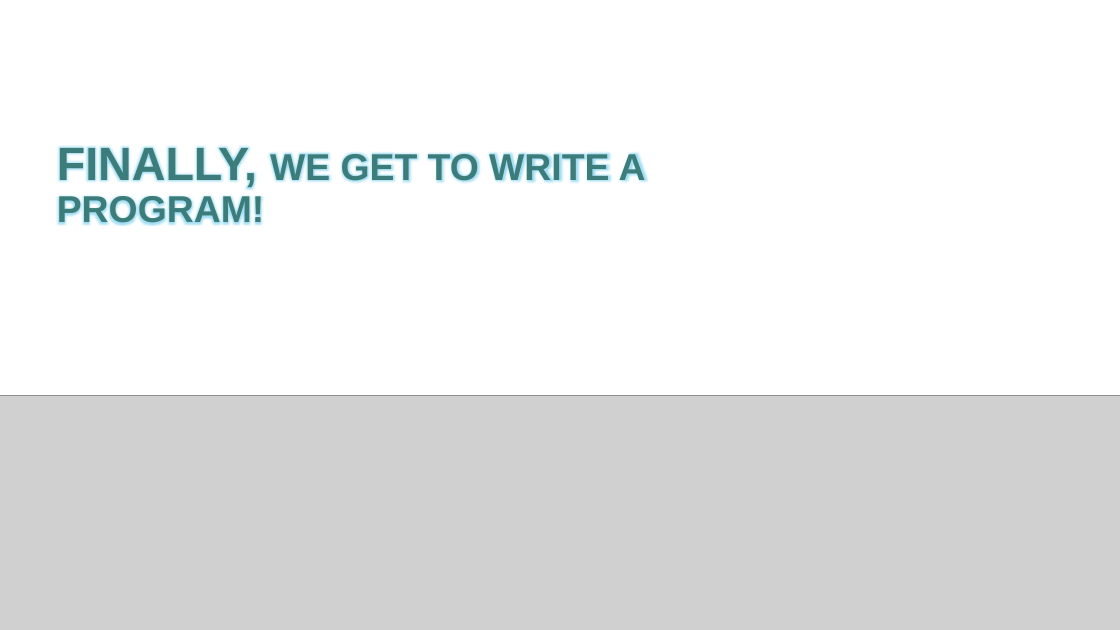
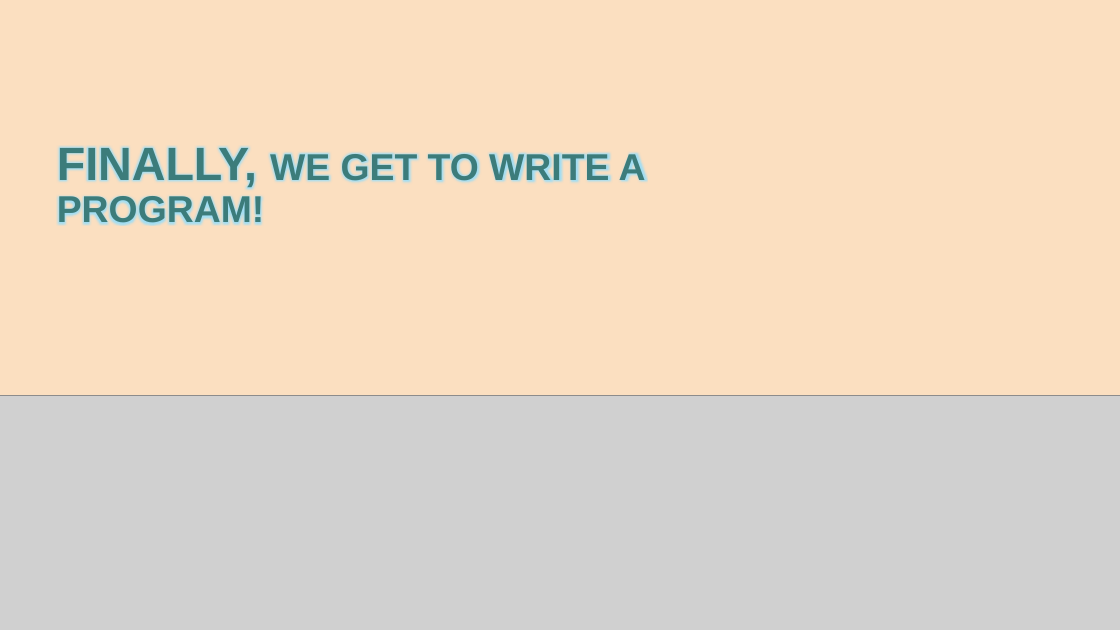
Before and after one commit to AlmightyHairball/RobotJavaClass2024, a slide deck: slide 5 of Presentation/Part-1.pptx. Drawn at 1120x630 pixels with LibreOffice and Linux fonts; fonts in the diff are those of the drawing; grey boxes stand for pictures; background and template pictures are left out. Boxes give left, top, right and bottom in pixels: in the first picture for what was removed or moved away, otherwise in the second. Text is boxed around its words. In the diff, an @@ line names an element or a change of style, - is before the commit and + after.

```diff
--- a/Presentation/Part-1.pptx
+++ b/Presentation/Part-1.pptx
@@ background #FFFFFF to #FBDFC0 @@
```
Also in this commit, not shown: 4 other slides changed, 2 slides added, 2 slides removed.
